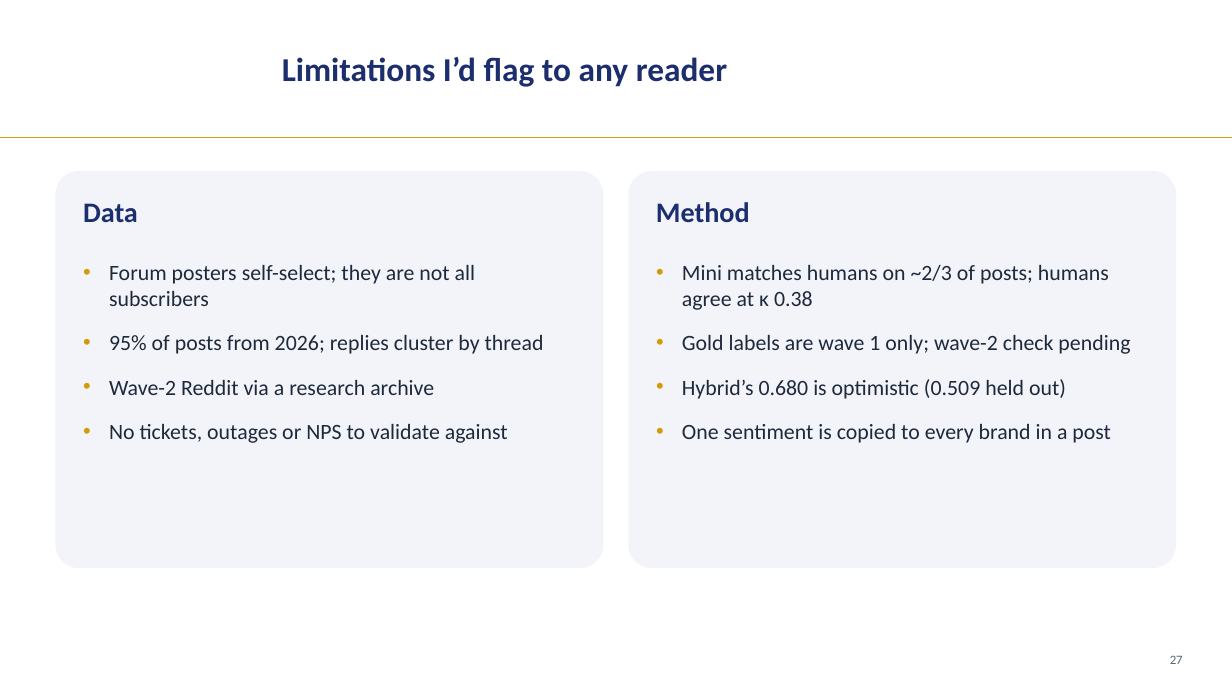
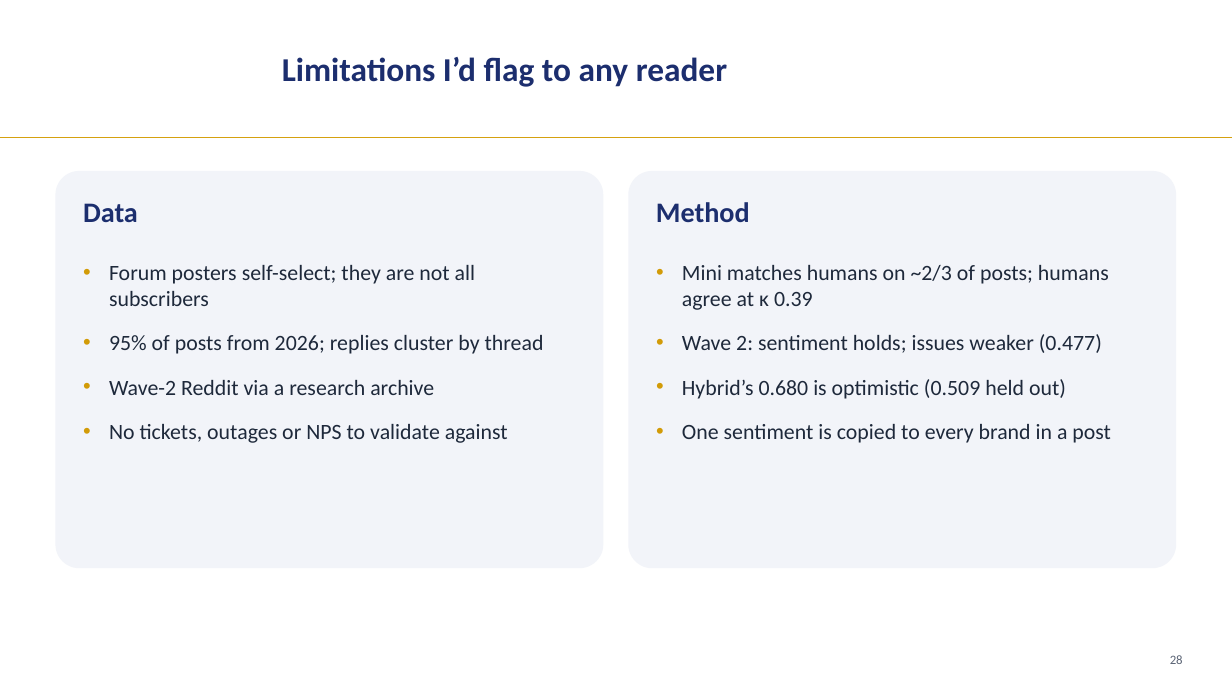
Before and after one commit to LizLicense/Public-Sentiment-Analysis-LLM-powered-Issue-Extraction, a slide deck: slide 28 of presentation/capstone_walkthrough.pptx (slide 27 before the commit). Drawn at 1232x693 pixels with LibreOffice and Linux fonts; fonts in the diff are those of the drawing; background and template pictures are left out. Boxes give left, top, right and bottom in pixels: in the first picture for what was removed or moved away, otherwise in the second. Text is boxed around its words. In the diff, an @@ line names an element or a change of style, - is before the commit and + after.

```diff
--- a/presentation/capstone_walkthrough.pptx
+++ b/presentation/capstone_walkthrough.pptx
@@ text at box(682, 265, 1109, 353): text changed @@
-• Mini matches humans on ~2/3 of posts; humans agree at κ 0.38
-• Gold labels are wave 1 only; wave-2 check pending
+• Mini matches humans on ~2/3 of posts; humans agree at κ 0.39
+• Wave 2: sentiment holds; issues weaker (0.477)
@@ text at box(1170, 655, 1183, 664): text changed @@
-27
+28
```
Also in this commit, not shown: 20 other slides changed, 1 slide added, 13 other files.
